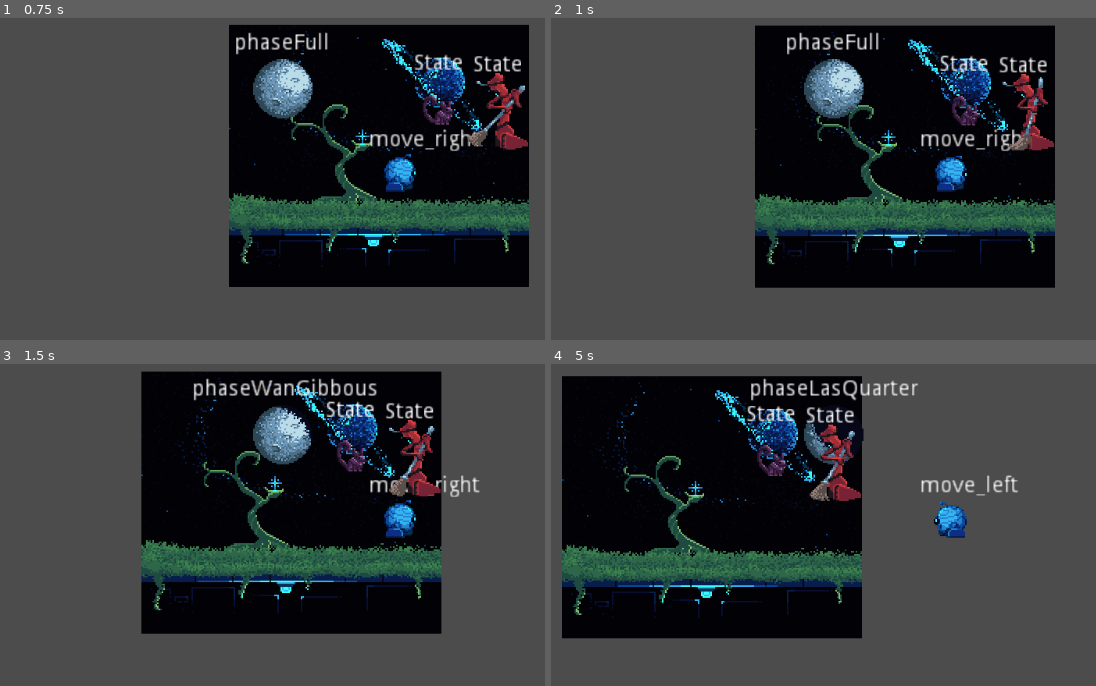
Above: before the commit, frames 1-4 (two rows, left to right).
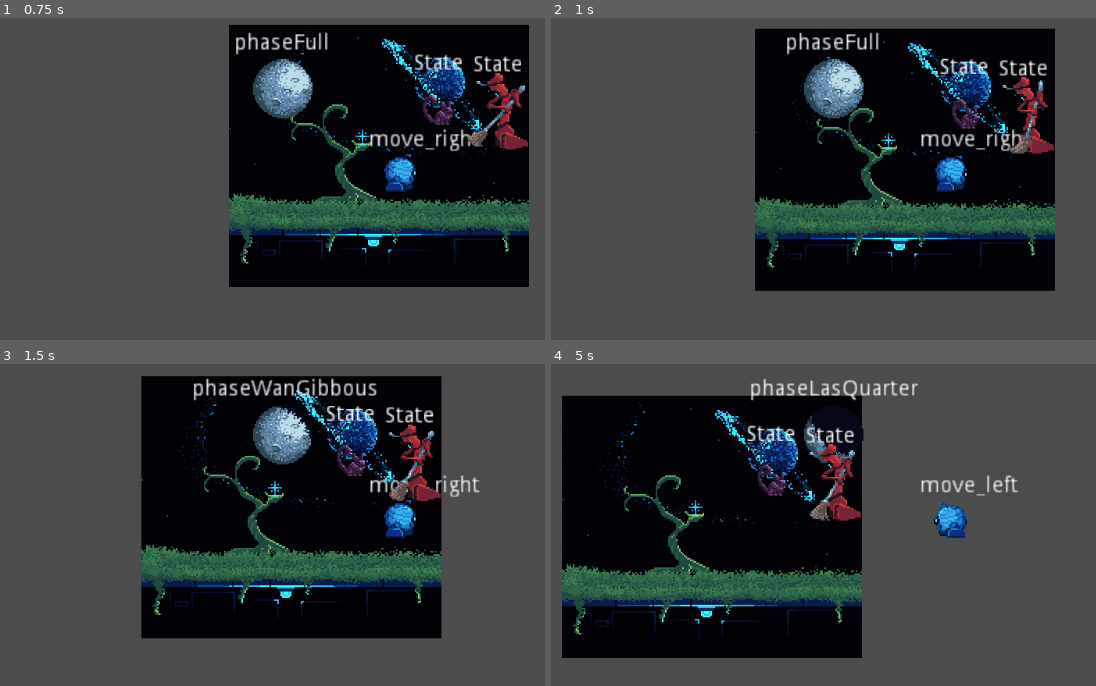
Above: after the commit, the same moments.

Repository: GeekzGamingz/Myunjoule
Game: Godot game, scene res://source/Levels/Level_Debug.tscn
Two runs of this game, one before a commit and one after it. Both use one fixed random seed, a clock stepped at 60 frames per second and the inputs below.
Inputs:
- Up to frame 1 (0.75 s): hold D (move_right) from 0.53 s (still down); tap E (activate) at 0.6 s
- Up to frame 2 (1 s): keep holding D (move_right); tap W (move_forward) at 0.77 s
- Up to frame 3 (1.5 s): keep holding D (move_right); tap E (activate) at 1.35 s
- Up to frame 4 (5 s): tap W (move_forward) at 1.52, 3.02, 3.77, 4.52 s; release D (move_right) at 2.03 s; hold A (move_left) 2.03-2.78 s; tap E (activate) every 0.75 s from 2.1 to 4.35 s; hold D (move_right) 2.78-4.28 s; hold A (move_left) from 4.28 s (still down)

Frame 1 is identical in both runs. In frame 2, 8.9% of the frame differs, in the area x 37-93%, y 2-85%; in frame 3, 11%; in frame 4, 22%, in the area x 2-58%, y 3-92%.

Commit message:
Change player collision

Diff:
--- a/source/Actors/Player/Player.gd
+++ b/source/Actors/Player/Player.gd
@@ -27,10 +27,11 @@
 func handle_move_input() -> void:
 	old_move_dir = move_dir
 	old_z_move_dir = z_move_dir
-	print(z_move_dir)
+
 	move_dir = -int(Input.is_action_pressed("move_left")) + int(Input.is_action_pressed("move_right"))
 	# Make a z_move_dir var, to determine if W or S are being pressed
 	z_move_dir = -int(Input.is_action_pressed("move_forward")) + int(Input.is_action_pressed("move_backward"))
+
 	# Accel/Decel
 	if move_dir != 0:
 		motion.x = lerp(motion.x, move_dir * max_speed, lerp(0.0, max_acceleration, acceleration_step))
@@ -38,22 +39,10 @@
 		motion.x = lerp(motion.x, 0, lerp(0.0, friction, friction_step))
 
 	if z_move_dir != 0:
-		motion.y = 0
-		# Add logic here to adjust the z-index, collision layers, y position, and scale
-		# Let's start with a single pixel encapsulating a single collision layer
-		print("Setting Y motion")
-		motion.y += z_move_dir * 10
-		# So far, my main issue is trying to clamp the vertical movement.
-		# We may need to define a point in each level/area and I will say,
-		# "You can go 50 pixels (probably more, maybe less) from the Y position of this point"
-		pass
+		motion.y = lerp(motion.y, z_move_dir * max_speed, lerp(0.0, max_acceleration, acceleration_step))
 	else:
-		# Yes, just to see how it feels. Prioritize the base movement first, though.
-		# Still gotta set y to 0 here, regardless, so when we stop pressing either
-		# direction we don't preserve the movement
-		motion.y = 0
+		motion.y = lerp(motion.y, 0, lerp(0.0, friction, friction_step))
 		pass
 
 func apply_movement() -> void:
-	print(motion)
 	motion = move_and_slide_with_snap(motion, snap, Vector2.UP, true, 4, deg2rad(45), false)
--- a/source/Actors/Player/Player.tscn
+++ b/source/Actors/Player/Player.tscn
@@ -7,7 +7,9 @@
 [ext_resource path="res://assets/Player/Animations/rowbit_move_left.tres" type="Animation" id=5]
 [ext_resource path="res://assets/Player/Animations/rowbit_idle.tres" type="Animation" id=6]
 
-[sub_resource type="CircleShape2D" id=1]
+[sub_resource type="CapsuleShape2D" id=5]
+radius = 2.99999
+height = 11.0
 
 [sub_resource type="Animation" id=4]
 length = 0.001
@@ -77,7 +79,9 @@
 hframes = 4
 
 [node name="CollisionShape2D" type="CollisionShape2D" parent="."]
-shape = SubResource( 1 )
+position = Vector2( 0.5, 9 )
+rotation = -1.57079
+shape = SubResource( 5 )
 
 [node name="Camera2D" type="Camera2D" parent="."]
 current = true
